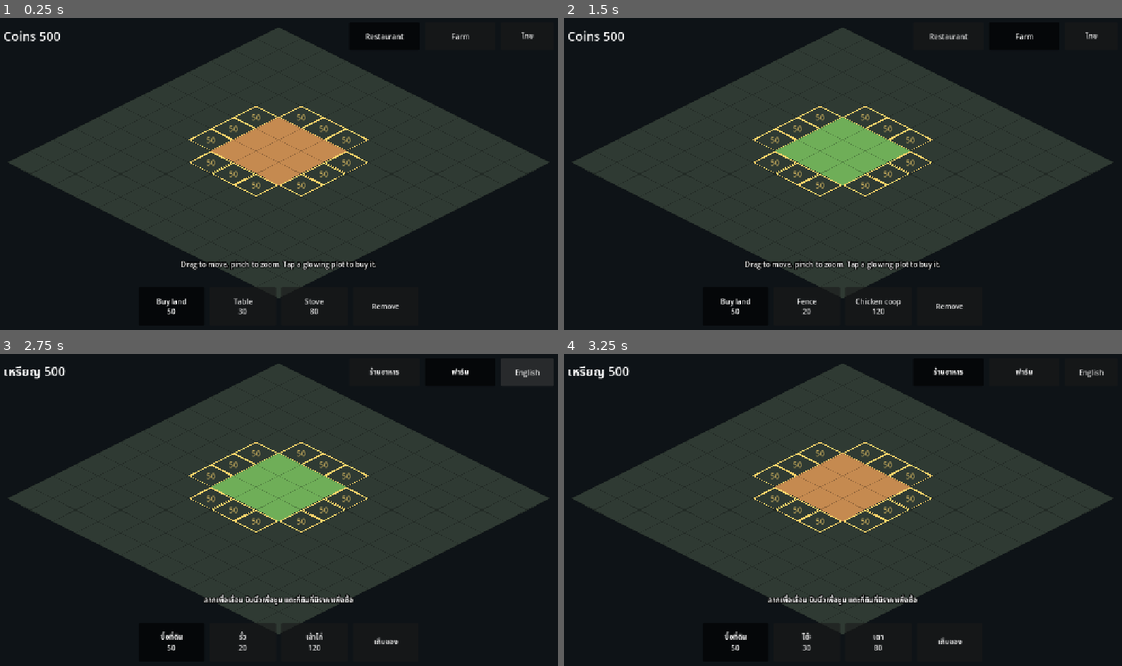
Above: before the commit, frames 1-4 (two rows, left to right).
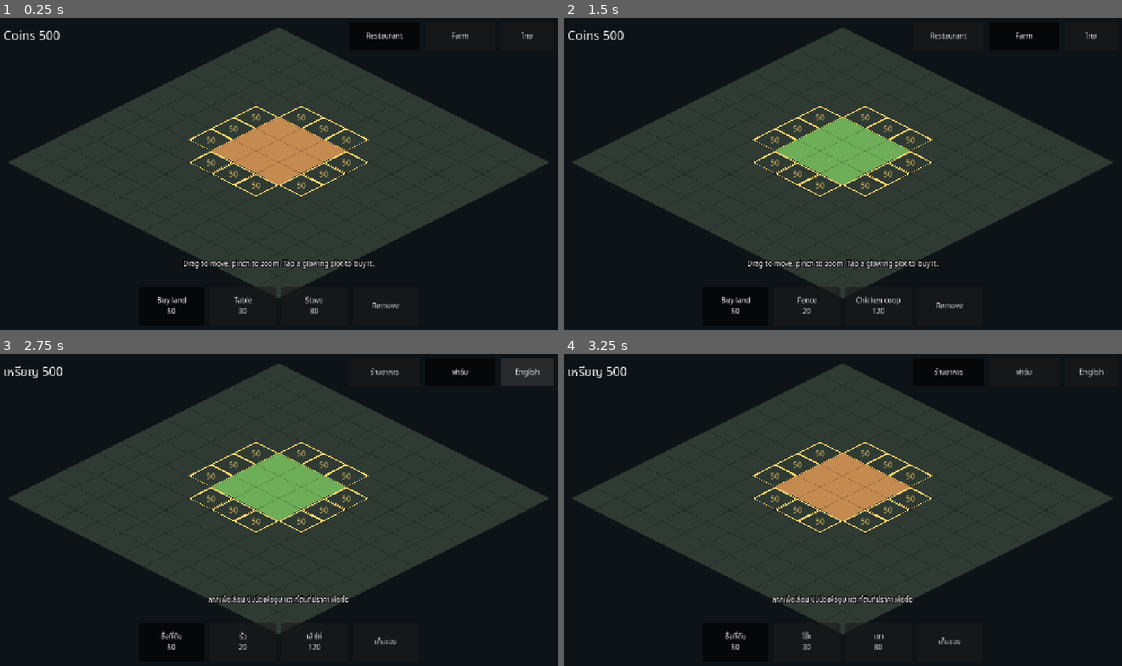
Above: after the commit, the same moments.

Repository: sakagitnat/My-game
Game: Godot game, scene res://scenes/world.tscn
Two runs of this game, one before a commit and one after it. Both use one fixed random seed, a clock stepped at 60 frames per second and the inputs below.
Inputs:
- Up to frame 1 (0.25 s): no input
- Up to frame 2 (1.5 s): click "Restaurant" at 0.5 s; click "Farm" at 1.25 s
- Up to frame 3 (2.75 s): click "ไทย" at 2 s
- Up to frame 4 (3.25 s): click "ร้านอาหาร" at 2.75 s

The runs differ from the first frame. In frame 1, 1.2% of the frame differs, in the area x 0-96%, y 3-96%; in frame 2, 1.2%; in frame 3, 1.1%; in frame 4, 1.1%.

Commit message:
Add Salvora web export for iPad and fix Thai text on web
Thai rendered as hex boxes in the web build because the runtime theme did
not reach Controls under a CanvasLayer, so only OS fallback fonts (absent on
web) covered Thai. Use the project-level custom font and bundle ICU break
data. Adds a single-threaded Web export preset and a GitHub Pages workflow.

Co-Authored-By: Claude Sonnet 5.5 <noreply@anthropic.com>
Claude-Session: https://claude.ai/code/session_017R2xVMGFyizhgT3oNq3RGh

Diff:
--- a/project.godot
+++ b/project.godot
@@ -9,6 +9,10 @@
 GameState="*res://scripts/autoload/game_state.gd"
 Loc="*res://scripts/autoload/loc.gd"
 Assets="*res://scripts/autoload/assets.gd"
+
+[gui]
+
+theme/custom_font="res://assets/fonts/NotoSansThai_400Regular.ttf"
 
 [display]
 window/size/viewport_width=1280
@@ -23,5 +27,9 @@
 textures/vram_compression/import_etc2_astc=true
 environment/defaults/default_clear_color=Color(0.055, 0.075, 0.09, 1)
 
+[internationalization]
+
+locale/include_text_server_data=true
+
 [input_devices]
 pointing/emulate_mouse_from_touch=true
--- a/scripts/autoload/loc.gd
+++ b/scripts/autoload/loc.gd
@@ -4,8 +4,7 @@
 
 const LANGS: Array[String] = ["en", "th"]
 const STRINGS_PATH := "res://data/strings.json"
-const FONT_LATIN := "res://assets/fonts/noto-sans-thai-latin-400-normal.woff2"
-const FONT_THAI := "res://assets/fonts/noto-sans-thai-thai-400-normal.woff2"
+const FONT_PATH := "res://assets/fonts/NotoSansThai_400Regular.ttf"
 
 func _ready() -> void:
 	_load_strings()
@@ -28,17 +27,12 @@
 		TranslationServer.add_translation(t)
 
 func _apply_font() -> void:
-	var latin := load(FONT_LATIN) as FontFile
-	var thai := load(FONT_THAI) as FontFile
-	if latin == null or thai == null:
-		push_error("UI fonts failed to load")
+	var font := load(FONT_PATH) as FontFile
+	if font == null:
+		push_error("UI font failed to load")
 		return
-	latin.fallbacks = [thai]
-	ThemeDB.fallback_font = latin
-	var theme := Theme.new()
-	theme.default_font = latin
-	theme.default_font_size = 22
-	get_tree().root.theme = theme
+	ThemeDB.fallback_font = font
+	ThemeDB.fallback_font_size = 22
 
 func current() -> String:
 	return TranslationServer.get_locale()
--- a/tests/phase1.gd
+++ b/tests/phase1.gd
@@ -86,9 +86,15 @@
 	check(loc.t("ZONE_FARM") == "ฟาร์ม", "Thai translation active")
 	loc.set_language("en")
 	check(loc.t("ZONE_FARM") == "Farm", "English translation active")
-	check(root.theme != null and root.theme.default_font != null, "UI font applied")
-	var fonts_ok: bool = ThemeDB.fallback_font.has_char("ก".unicode_at(0)) or ThemeDB.fallback_font.fallbacks.size() > 0
-	check(fonts_ok, "Thai glyph fallback configured")
+	# Controls under a CanvasLayer must resolve to the bundled font (web has no system fonts).
+	var probe_layer := CanvasLayer.new()
+	var probe := Label.new()
+	probe_layer.add_child(probe)
+	root.add_child(probe_layer)
+	var font: Font = probe.get_theme_default_font()
+	check(font.get_font_name() == "Noto Sans Thai", "UI font is the bundled Noto Sans Thai")
+	check(font.has_char(0x0E01) and font.has_char(0x0E48) and font.has_char(65), "UI font covers Thai and Latin")
+	probe_layer.queue_free()
 
 	# Assets: missing art falls back to null (placeholder), no crash
 	check(assets.get_tex("definitely_not_a_real_asset") == null, "missing asset returns null")
Binary file added: assets/fonts/NotoSansThai_400Regular.ttf
Not shown, changed: assets/fonts/NotoSansThai_400Regular.ttf.import
Binary file removed: assets/fonts/noto-sans-thai-latin-400-normal.woff2
Not shown, removed: assets/fonts/noto-sans-thai-latin-400-normal.woff2.import
Binary file removed: assets/fonts/noto-sans-thai-thai-400-normal.woff2
Not shown, changed: export_presets.cfg
Not shown, added: .github/workflows/web-salvora.yml
Not shown, changed: README.md
